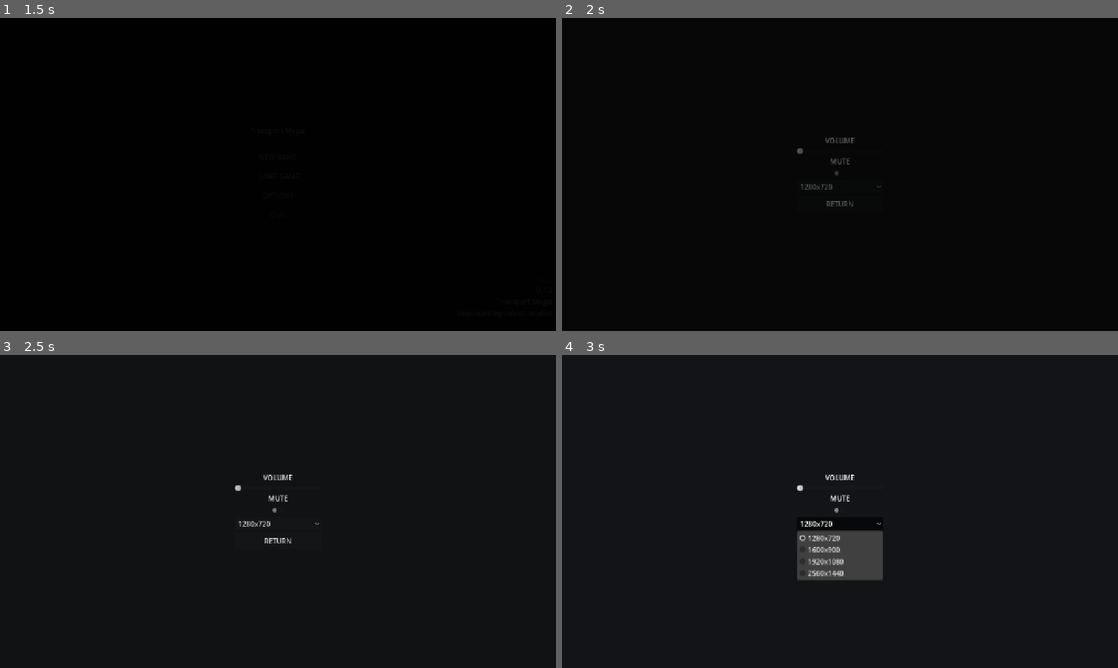
Above: before the commit, frames 1-4 (two rows, left to right).
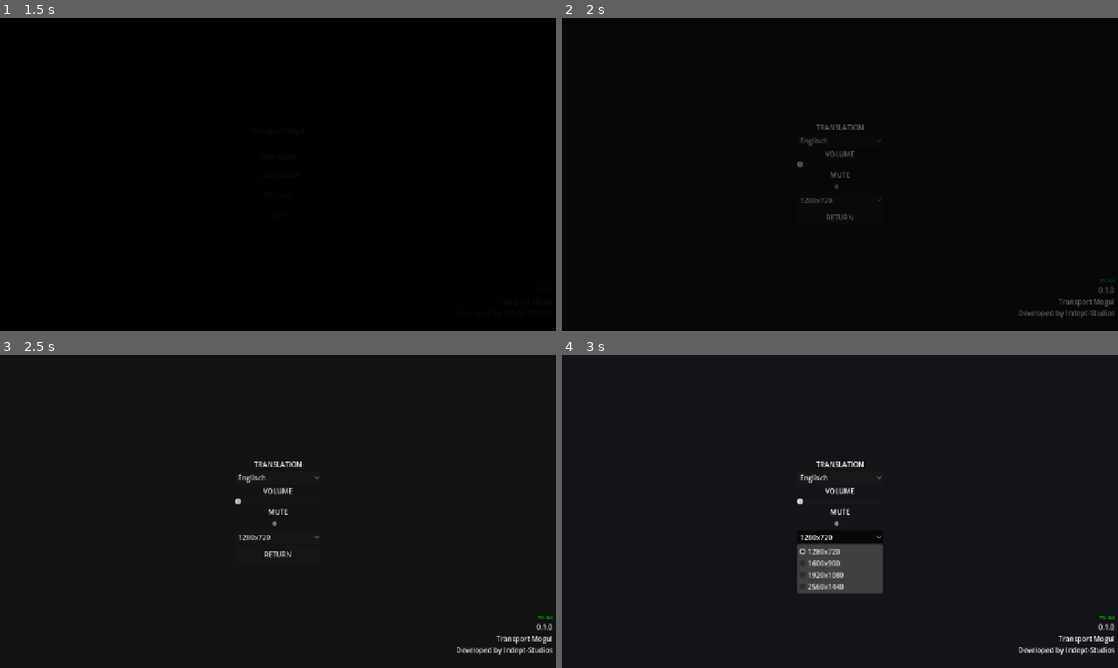
Above: after the commit, the same moments.

Repository: Indept-Studios/Transport-Mogul
Game: Godot game, scene res://scenes/menus/main_menu.tscn
The game is run twice, just before and just after one commit, with the same random seed, the same clock (stepped at 60 frames per second) and the same inputs.
Inputs (mouse positions are in pixels of both pictures, inside the frame that each line leads up to):
- Up to frame 1 (1.5 s): click "OPTIONS" at 0.5 s; click "NEW GAME" at 1.25 s
- Up to frame 2 (2 s): no input
- Up to frame 3 (2.5 s): click (278, 477) at 2 s, where only the run after the commit has a clickable "Englisch"
- Up to frame 4 (3 s): click "1280x720" at 2.75 s

Frame 1 is identical in both runs. In frame 2, 0.9% of the frame differs, in the area x 42-100%, y 34-96%; in frame 3, 1.2%; in frame 4, 2.6%.

Commit message:
feat: added translations to optionsmenu

Diff:
--- a/Translation.csv
+++ b/Translation.csv
@@ -3,11 +3,14 @@
 LOAD_BUTTON_MAINMENU, MAINMENU,SPIEL LADEN, LOAD GAME
 OPTIONS_BUTTON_MAINMENU,MAINMENU,OPTIONEN,OPTIONS
 EXIT_BUTTON_MAINMENU,MAINMENU,QUIT,QUIT
+
+TRANSLATION_LABEL_OPTIONSMENU,OPTIONSMENU,ÜBERSETZUNG,TRANSLATION
 VOLUME_LABEL_OPTIONSMENU,OPTIONSMENU,LAUTSTÄRKE,VOLUME
-MUTE_LABEL_OPTIONSMENU,OPTIONSMENU,STUMM,MUTE
+MUTE_LABEL_OPTIONSMENU,OPTIONSMENU,STUMMSCHALTEN,MUTE
 RETURN_BUTTON_OPTIONSMENU,OPTIONSMENU,ZURÜCK,RETURN
+
 TITLELABEL_PAUSMENU,PAUSEMENU, SPIEL PAUSIERT,GAME PAUSED
-RESUME_BUTTON_PAUSMENU,PAUSEMENU,WEITERMACHEN,RESUME
+RESUME_BUTTON_PAUSMENU,PAUSEMENU,SCHLIEßEN,RESUME
 SAVE_BUTTON_PAUSMENU,PAUSEMENU,SPEICHERN,SAVE GAME
 LOAD_BUTTON_PAUSMENU,PAUSEMENU,LADEN,LOAD GAME
 QUIT_BUTTON_TO_MAINMENU,PAUSEMENU,INS HAUPTMENÜ, QUIT TO MAIN MENU
--- a/scenes/menus/options_menu.tscn
+++ b/scenes/menus/options_menu.tscn
@@ -1,6 +1,8 @@
 [gd_scene format=3 uid="uid://poj7efbf6d4v"]
 
 [ext_resource type="Script" uid="uid://bxekima4nxi7a" path="res://scripts/core/options.gd" id="1_bp0ux"]
+[ext_resource type="Script" uid="uid://bys8ksqfix7rf" path="res://scripts/core/debug_root.gd" id="2_ohqpn"]
+[ext_resource type="PackedScene" uid="uid://die0ny5mhffo7" path="res://scenes/ui/debug_text_overlay.tscn" id="3_3aff8"]
 
 [node name="Options" type="Control" unique_id=172036277]
 layout_mode = 3
@@ -24,6 +26,21 @@
 
 [node name="VBoxContainer" type="VBoxContainer" parent="CenterContainer/MarginContainer" unique_id=317748247]
 layout_mode = 2
+
+[node name="TranslationLabel" type="Label" parent="CenterContainer/MarginContainer/VBoxContainer" unique_id=837298309]
+layout_mode = 2
+text = "TRANSLATION_LABEL_OPTIONSMENU"
+horizontal_alignment = 1
+vertical_alignment = 1
+
+[node name="TranslationBtn" type="OptionButton" parent="CenterContainer/MarginContainer/VBoxContainer" unique_id=2081188525]
+layout_mode = 2
+selected = 0
+item_count = 2
+popup/item_0/text = "Englisch"
+popup/item_0/id = 0
+popup/item_1/text = "Deutsch"
+popup/item_1/id = 1
 
 [node name="VolumeLabel" type="Label" parent="CenterContainer/MarginContainer/VBoxContainer" unique_id=338544933]
 layout_mode = 2
@@ -84,6 +101,26 @@
 grow_vertical = 2
 color = Color(0.07058824, 0.078431375, 0.09019608, 1)
 
+[node name="DebugLayer" type="CanvasLayer" parent="." unique_id=69594964]
+process_mode = 3
+layer = 128
+
+[node name="DebugRoot" type="Control" parent="DebugLayer" unique_id=1412652027]
+layout_mode = 3
+anchors_preset = 15
+anchor_right = 1.0
+anchor_bottom = 1.0
+grow_horizontal = 2
+grow_vertical = 2
+mouse_filter = 2
+script = ExtResource("2_ohqpn")
+
+[node name="DebugTextOverlay" parent="DebugLayer/DebugRoot" unique_id=596725966 instance=ExtResource("3_3aff8")]
+layout_mode = 1
+mouse_filter = 2
+mouse_behavior_recursive = 1
+
+[connection signal="item_selected" from="CenterContainer/MarginContainer/VBoxContainer/TranslationBtn" to="." method="_on_translation_btn_item_selected"]
 [connection signal="value_changed" from="CenterContainer/MarginContainer/VBoxContainer/Volume" to="." method="_on_volume_value_changed"]
 [connection signal="toggled" from="CenterContainer/MarginContainer/VBoxContainer/CenterContainer/MuteBtn" to="." method="_on_mute_btn_toggled"]
 [connection signal="item_selected" from="CenterContainer/MarginContainer/VBoxContainer/ResolutionBtn" to="." method="_on_resolution_btn_item_selected"]
--- a/scripts/core/options.gd
+++ b/scripts/core/options.gd
@@ -1,14 +1,18 @@
 extends Control
 
 @onready var resolution_btn = $CenterContainer/MarginContainer/VBoxContainer/ResolutionBtn
+@onready var translation_btn = $CenterContainer/MarginContainer/VBoxContainer/TranslationBtn
 
 func _ready():
-	var current := DisplayServer.window_get_size()
-	print(resolution_btn.item_count)
+	var current_win_size := DisplayServer.window_get_size()
 	for i in resolution_btn.item_count:
-		if resolution_btn.get_item_text(i) == "%dx%d" % [current.x, current.y]:
+		if resolution_btn.get_item_text(i) == "%dx%d" % [current_win_size.x, current_win_size.y]:
 			resolution_btn.select(i)
-			print(i)
+			break
+	var current_translation :=TranslationServer.get_locale()
+	for i in translation_btn.item_count:
+		if translation_btn.get_item_text(i) == "%d":
+			translation_btn.select(i)
 			break
 
 func _on_volume_value_changed(value):
@@ -37,3 +41,11 @@
 	Transition.play_transistion()
 	await Transition.on_transition_finished
 	get_tree().change_scene_to_file("uid://dgtixi54nyyd6")
+
+
+func _on_translation_btn_item_selected(index):
+	match index:
+		0:
+			TranslationServer.set_locale("en")
+		1:
+			TranslationServer.set_locale("de")
